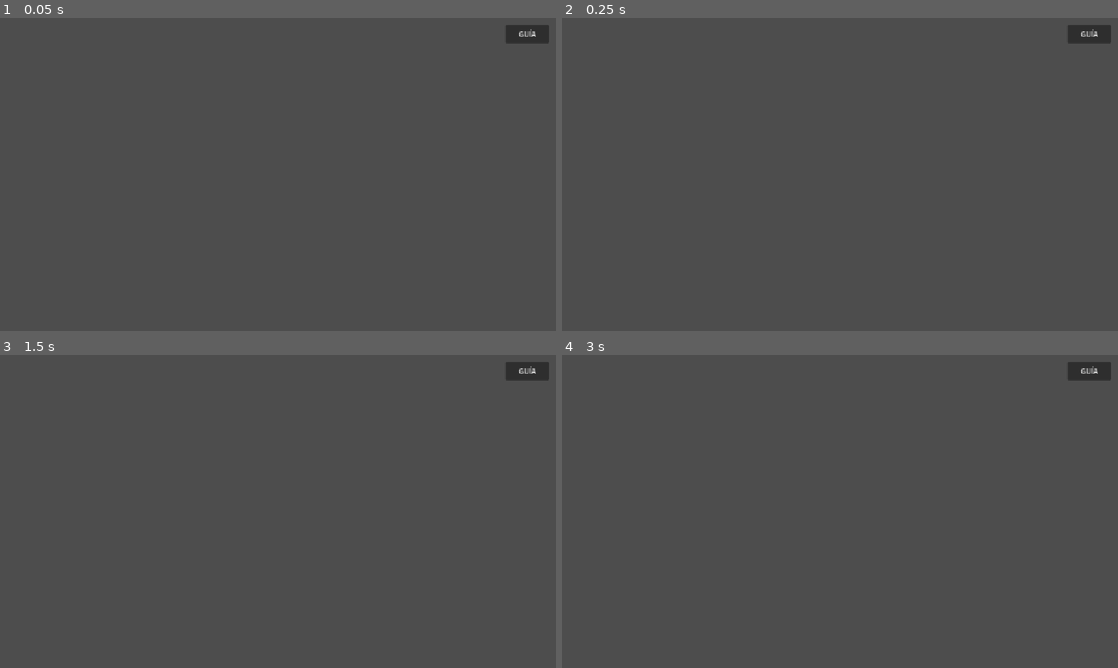
Above: before the commit, frames 1-4 (two rows, left to right).
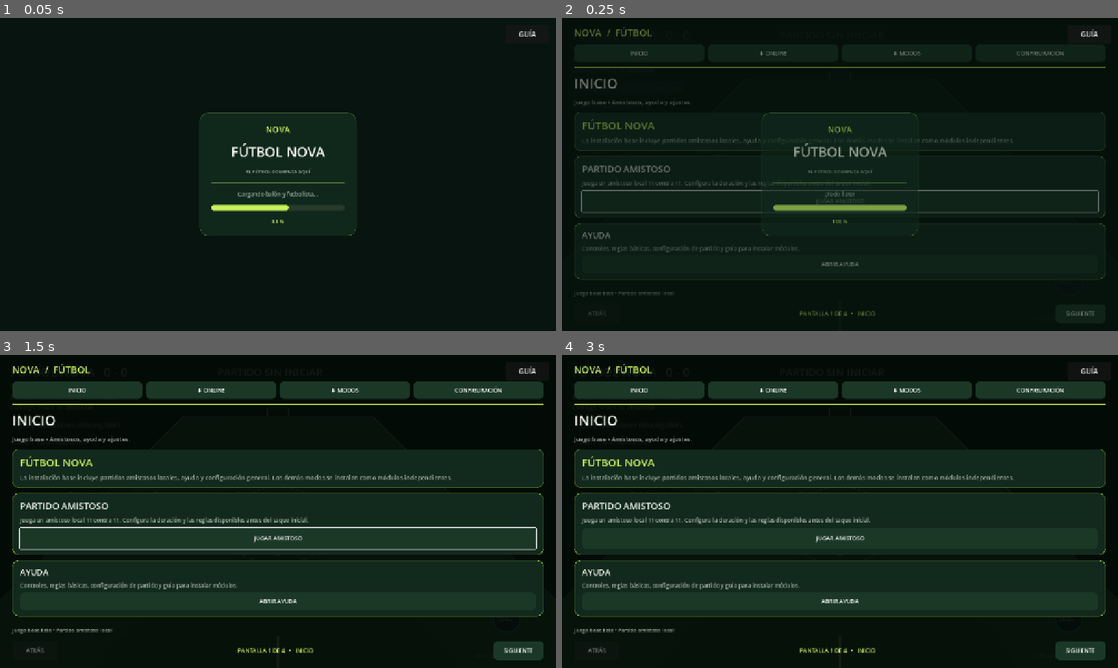
Above: after the commit, the same moments.

Repository: Cumba35/Futbol-Nova
Game: Godot game, scene res://scenes/main.tscn
Same seed, same stepped clock (60 frames per second), same inputs: the game is played once before the commit and once after it.
Inputs (mouse positions are in pixels of both pictures, inside the frame that each line leads up to):
- Up to frame 1 (0.05 s): no input
- Up to frame 2 (0.25 s): no input
- Up to frame 3 (1.5 s): click (278, 539) at 0.5 s, where only the run after the commit has a clickable "JUGAR AMISTOSO"; click (278, 539) at 1.25 s, where only the run after the commit has a clickable "JUGAR AMISTOSO"
- Up to frame 4 (3 s): click "GUÍA" at 2 s; click "CERRAR" at 2.75 s

The runs differ from the first frame. In frame 1, 100% of the frame differs, in the area x 0-100%, y 0-100%; in frame 2, 99%; in frame 3, 99%; in frame 4, 99%.
Error before the commit: Parse Error: Could not preload resource script "res://scripts/ui/pre_match_setup.gd". (res://scripts/data/football_data_service.gd:19)

Commit message:
Fix pre-match registry lookup indentation

Diff:
--- a/scripts/ui/pre_match_setup.gd
+++ b/scripts/ui/pre_match_setup.gd
@@ -258,7 +258,7 @@
 	var home_id := _selected_team_id(_home_teams)
 	var away_id := _selected_team_id(_away_teams)
 	var valid := not home_id.is_empty() and not away_id.is_empty() and home_id != away_id
-		var registry = _get_football_registry()
+	var registry = _get_football_registry()
 	if registry == null:
 		_start_button.disabled = true
 		_summary.text = "El catálogo de clubes no está disponible."
@@ -283,7 +283,7 @@
 		return
 	var home_id := _selected_team_id(_home_teams)
 	var away_id := _selected_team_id(_away_teams)
-		var registry = _get_football_registry()
+	var registry = _get_football_registry()
 	if registry == null:
 		_summary.text = "El catálogo de clubes no está disponible."
 		_start_button.disabled = true
